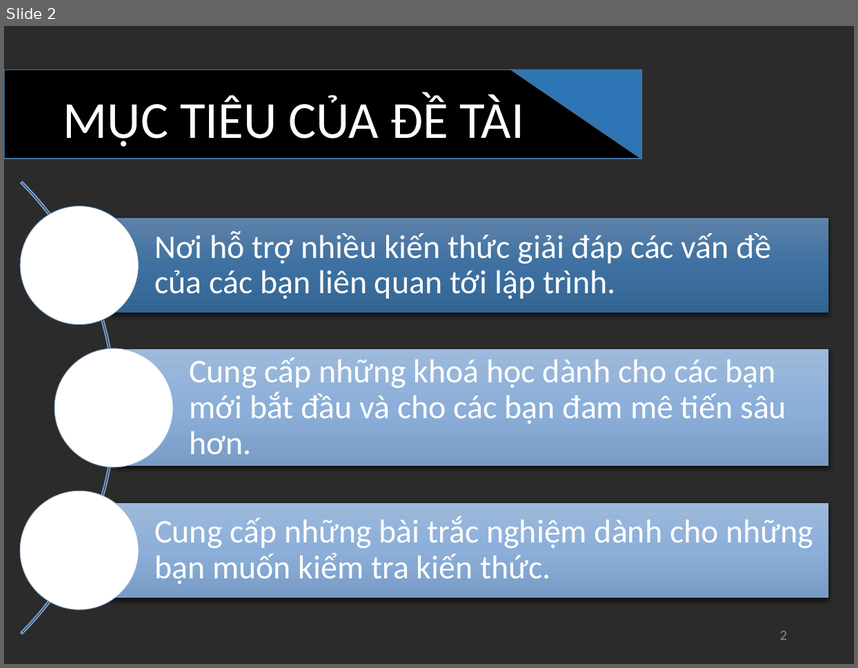
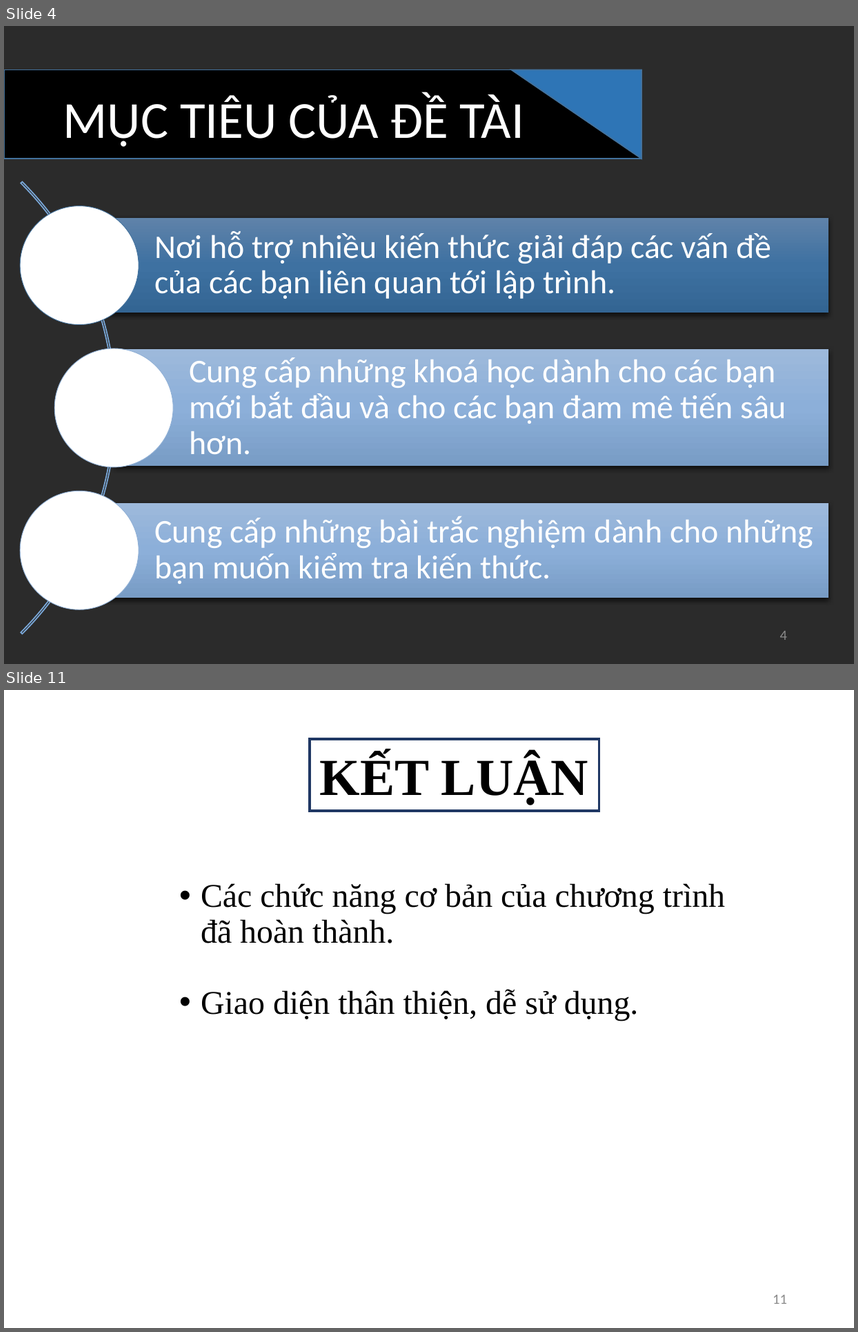
Before and after one commit to thienthanoliver/STU-luan-van-2017, a slide deck: BBBBBBBBBBBBB.pptx. Shown one above the other, each under a label of ours: slide 2 before the commit, slides 4 and 11 after it; the slides between them are not shown. The pictures are 858x668 and 858x1332 pixels, drawn with LibreOffice and Linux fonts; fonts in the diff are those of the drawing; background and template pictures are left out; a plain dark background stands for a picture behind light text. Boxes give left, top, right and bottom in pixels: in the first picture for what was removed or moved away, otherwise in the second. Text is boxed around its words. In the diff, an @@ line names an element or a change of style, - is before the commit and + after.

```diff
--- a/BBBBBBBBBBBBB.pptx
+++ b/BBBBBBBBBBBBB.pptx
@@ slide 11 added at (4,690,854,1328), background picture (left out) @@
@@ rectangle added at (309,739,599,811), fill #FFFFFF, outline #203864 2.25 pt, 44 pt, text #000000, bold @@
+KẾT LUẬN
@@ text added at (201,883,725,1021), 28 pt, text #000000 @@
+  • Các chức năng cơ bản của chương trình đã hoàn thành.
+  • Giao diện thân thiện, dễ sử dụng.
@@ page number added at (773,1294,787,1303), 12 pt, text #8C8C8C @@
+11
@@ what was slide 2 is now slide 4 @@
@@ page number at (780,630,787,639): text changed @@
-2
+4
```
Also in this commit, not shown: 6 slides changed, 4 other slides added, 2 slides removed, 1 other file.
